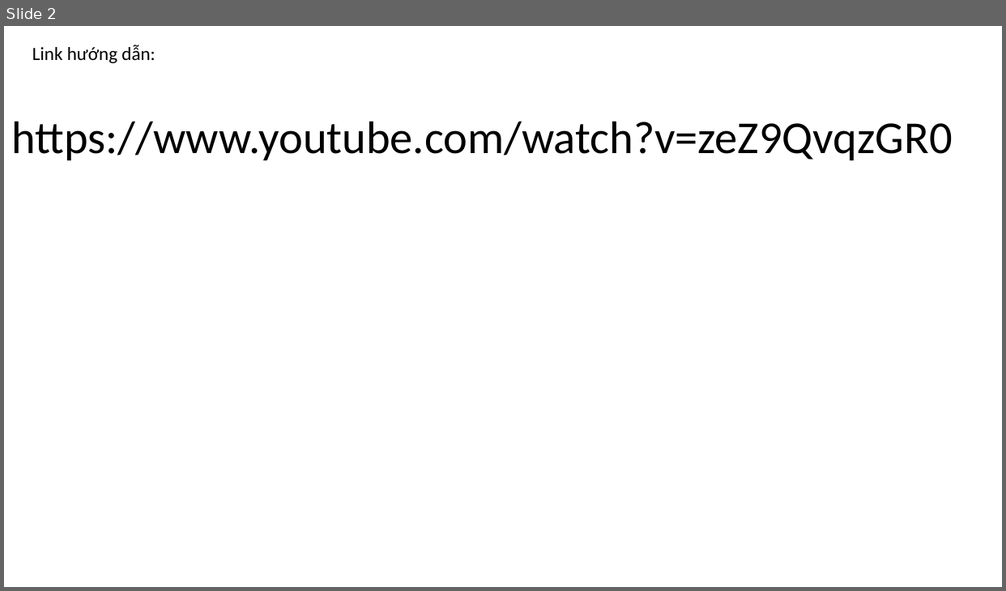
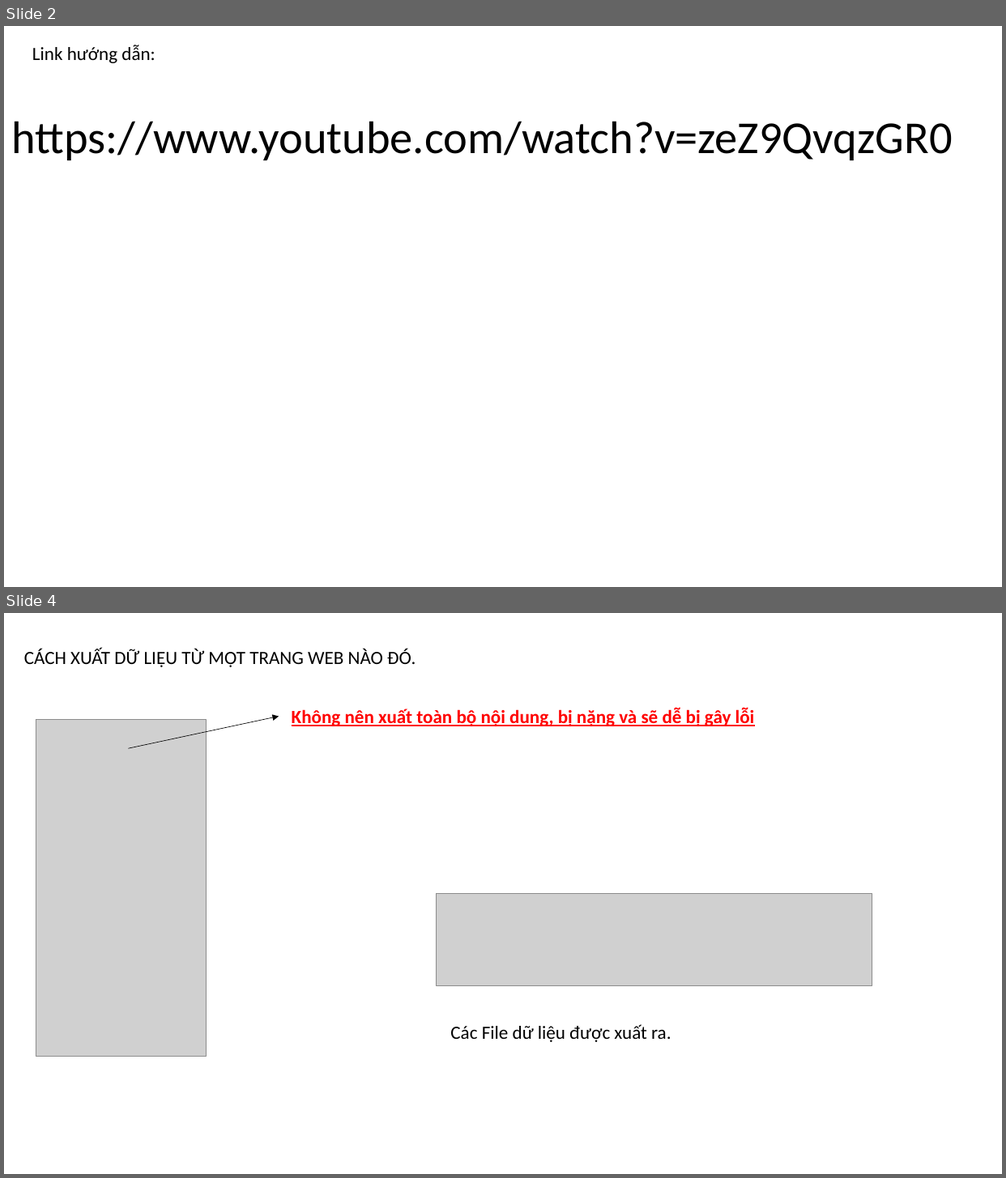
Before and after one commit to DangVanDoan05/WordPress, a slide deck: Chuyển dữ liệu giữa 2 trang Web.pptx. Shown one above the other, each under a label of ours: slide 2 before the commit, slides 2 and 4 after it; the slides between them are not shown. The pictures are 1006x591 and 1006x1178 pixels, drawn with LibreOffice and Linux fonts; fonts in the diff are those of the drawing; grey boxes stand for pictures. Boxes give left, top, right and bottom in pixels: in the first picture for what was removed or moved away, otherwise in the second. Text is boxed around its words. In the diff, an @@ line names an element or a change of style, - is before the commit and + after.

```diff
--- a/Chuyển dữ liệu giữa 2 trang Web.pptx
+++ b/Chuyển dữ liệu giữa 2 trang Web.pptx
@@ slide 4 added at (4, 613, 1002, 1174), background #FFFFFF @@
@@ text added at (24, 649, 415, 667), 18 pt, text #000000 @@
+CÁCH XUẤT DỮ LIỆU TỪ MỘT TRANG WEB NÀO ĐÓ.
@@ text added at (292, 707, 755, 726), 18 pt, text #FF0000, bold, underline @@
+Không nên xuất toàn bộ nội dung, bị nặng và sẽ dễ bị gây lỗi
@@ picture added at (36, 719, 206, 1056) @@
@@ arrow added from (128, 748) to (279, 717), #000000 0.5 pt @@
@@ picture added at (436, 894, 872, 986) @@
@@ text added at (450, 1024, 671, 1042), 18 pt, text #000000 @@
+Các File dữ liệu được xuất ra.
```
Also in this commit, not shown: 1 slide changed, 4 other slides added, 3 slides removed, 4 other files.
